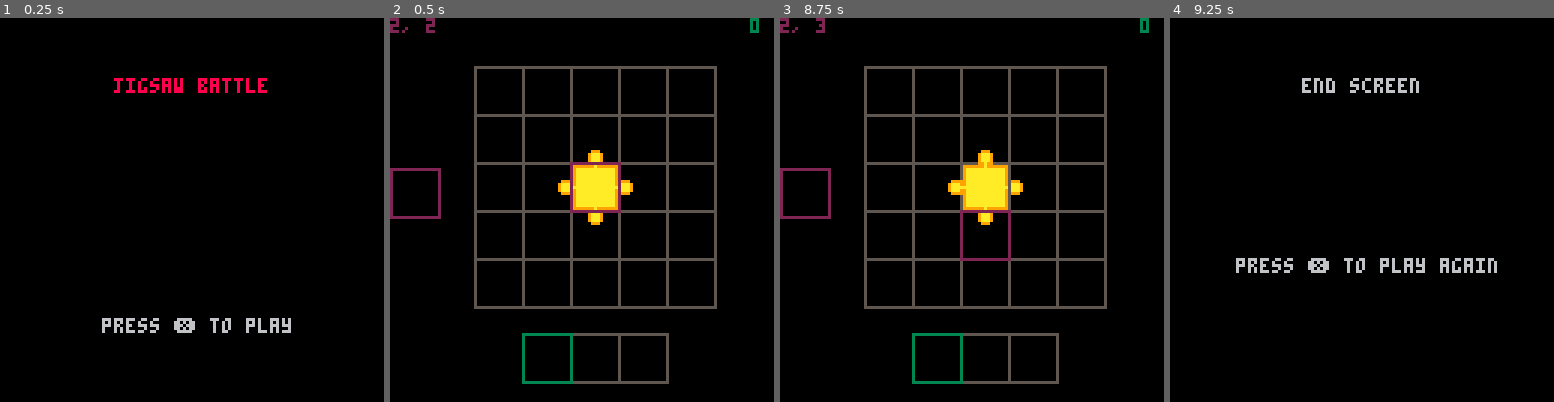
Above: before the commit, frames 1-4 (left to right).
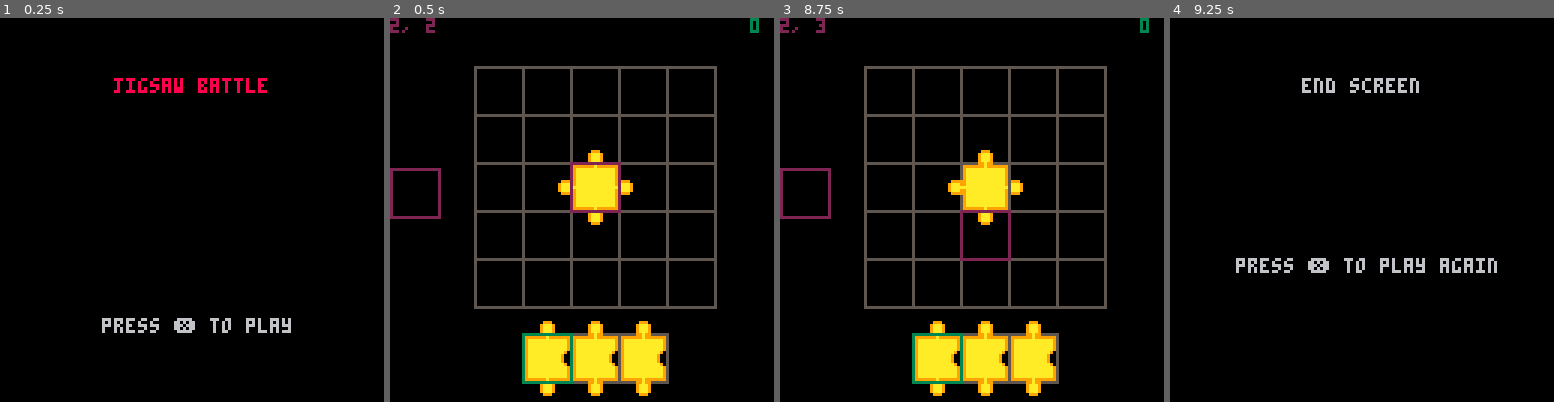
Above: after the commit, the same moments.

Repository: FelixEder/jigsaw-battle
Game: PICO-8 cartridge jigsaw-battle.p8
Same seed, same stepped clock (60 frames per second), same inputs: the game is played once before the commit and once after it.
Inputs:
- Up to frame 1 (0.25 s): no input
- Up to frame 2 (0.5 s): tap X (X key) at 0.33 s
- Up to frame 3 (8.75 s): tap O (Z key) at 0.7, 1.7, 2.1, 2.5, 2.9, 3.3, 3.7, 4.1, 4.5, 4.9, 5.3, 5.7, 6.1, 6.5, 6.9, 7.3, 7.7, 8.1, 8.5 s; tap X (X key) at 1.07, 1.85, 2.97, 4.08, 5.2, 6.32, 7.43, 8.55 s; hold Right 1.6-2.1 s; hold Up 2.15-2.42 s; hold Right 2.47-3.03 s; hold Left 3.08-3.58 s; hold Down 3.63-3.97 s; hold Right 4.02-4.68 s; hold Up 4.73-5.03 s; hold Left 5.08-5.68 s; hold Down 5.73-6.03 s; hold Right 6.08-6.58 s; hold Right 6.63-7.13 s; hold Up 7.18-7.45 s; hold Right 7.5-8.07 s; hold Left 8.12-8.62 s; hold Down from 8.67 s (still down)
- Up to frame 4 (9.25 s): tap O (Z key) at 8.9 s; release Down at 9 s; hold Right from 9.05 s (still down)

Frame 1 is identical in both runs. In frame 2, 4.8% of the frame differs, in the area x 35-72%, y 78-99%; in frame 3, 4.8%; in frame 4, nothing differs.

Commit message:
Draw jigsaw for row correctly

Diff:
--- a/jigsaw-battle.p8
+++ b/jigsaw-battle.p8
@@ -266,6 +266,7 @@
 	draw_next_piece()
 	draw_grid()
 	draw_row()
+	row_now_jigsaws()
 	rect(28 + grid_cursor.x * 16, 16 + grid_cursor.y * 16, 44 + grid_cursor.x * 16, 32 + grid_cursor.y * 16, 2)
 	rect(44 + selection_cursor * 16, 105, 60 + selection_cursor * 16, 121, 3)
 
@@ -322,7 +323,7 @@
 		local sy = 105
 		local jigsaw = create_random_jigsaw()
 
-		render_jigsaw_at(row[x], x, 0)
+		render_jigsaw_at(jigsaw, 44 + x*cell_size, 105, true)
 	end
 end
 
